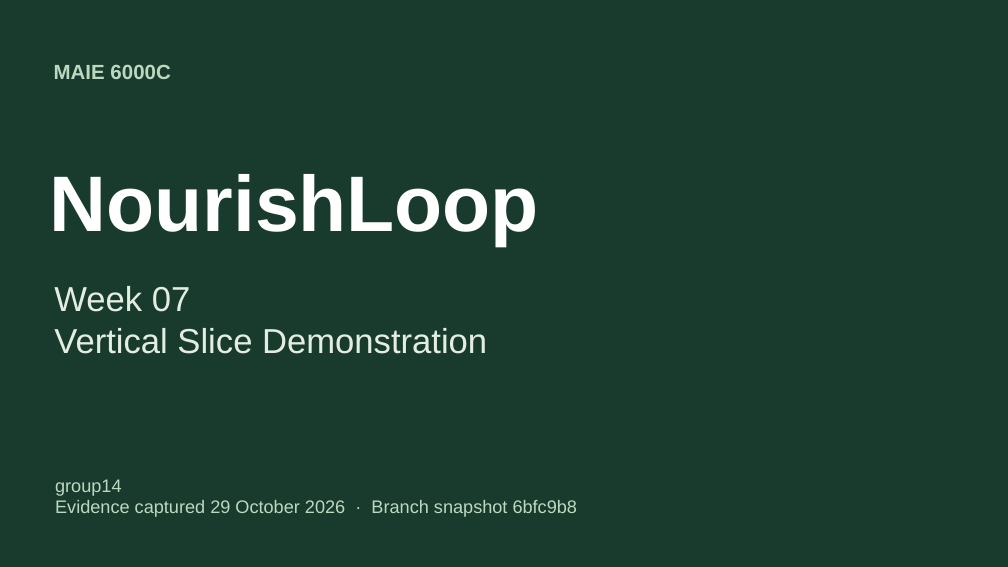
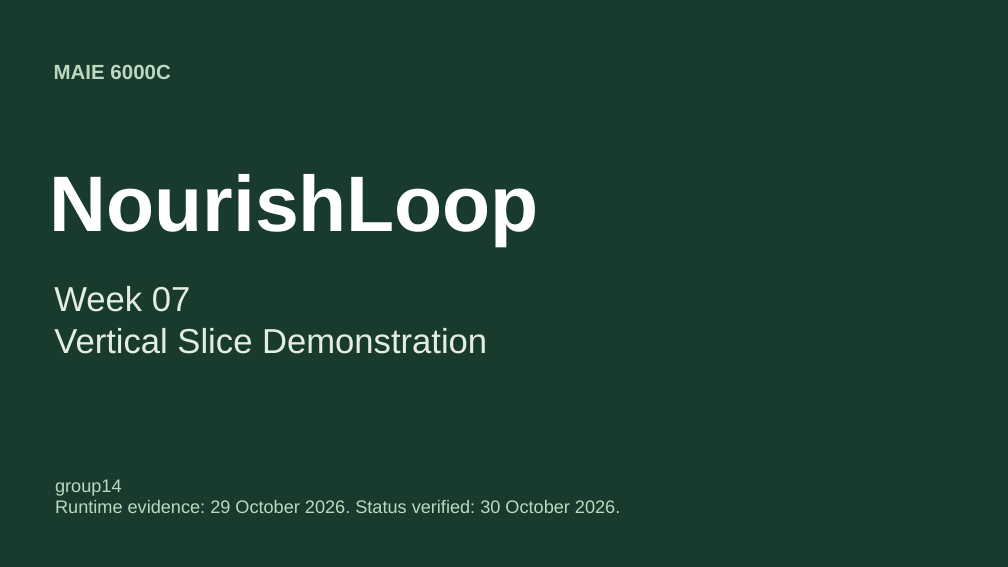
Before and after one commit to BoxiangZ/NourishLoop, a slide deck: slide 1 of submissions/week07/NourishLoop_W07_Midterm_Demo.pptx. Drawn at 1008x567 pixels with LibreOffice and Linux fonts; fonts in the diff are those of the drawing. Boxes give left, top, right and bottom in pixels: in the first picture for what was removed or moved away, otherwise in the second. Text is boxed around its words. In the diff, an @@ line names an element or a change of style, - is before the commit and + after.

Commit message:
docs: synchronize W07 presentation with final project status

```diff
--- a/submissions/week07/NourishLoop_W07_Midterm_Demo.pptx
+++ b/submissions/week07/NourishLoop_W07_Midterm_Demo.pptx
@@ text at (x1=55, y1=500, x2=620, y2=513): text changed @@
-Evidence captured 29 October 2026 · Branch snapshot 6bfc9b8
+Runtime evidence: 29 October 2026. Status verified: 30 October 2026.
```
Also in this commit, not shown: 4 other slides changed, 4 other files.
